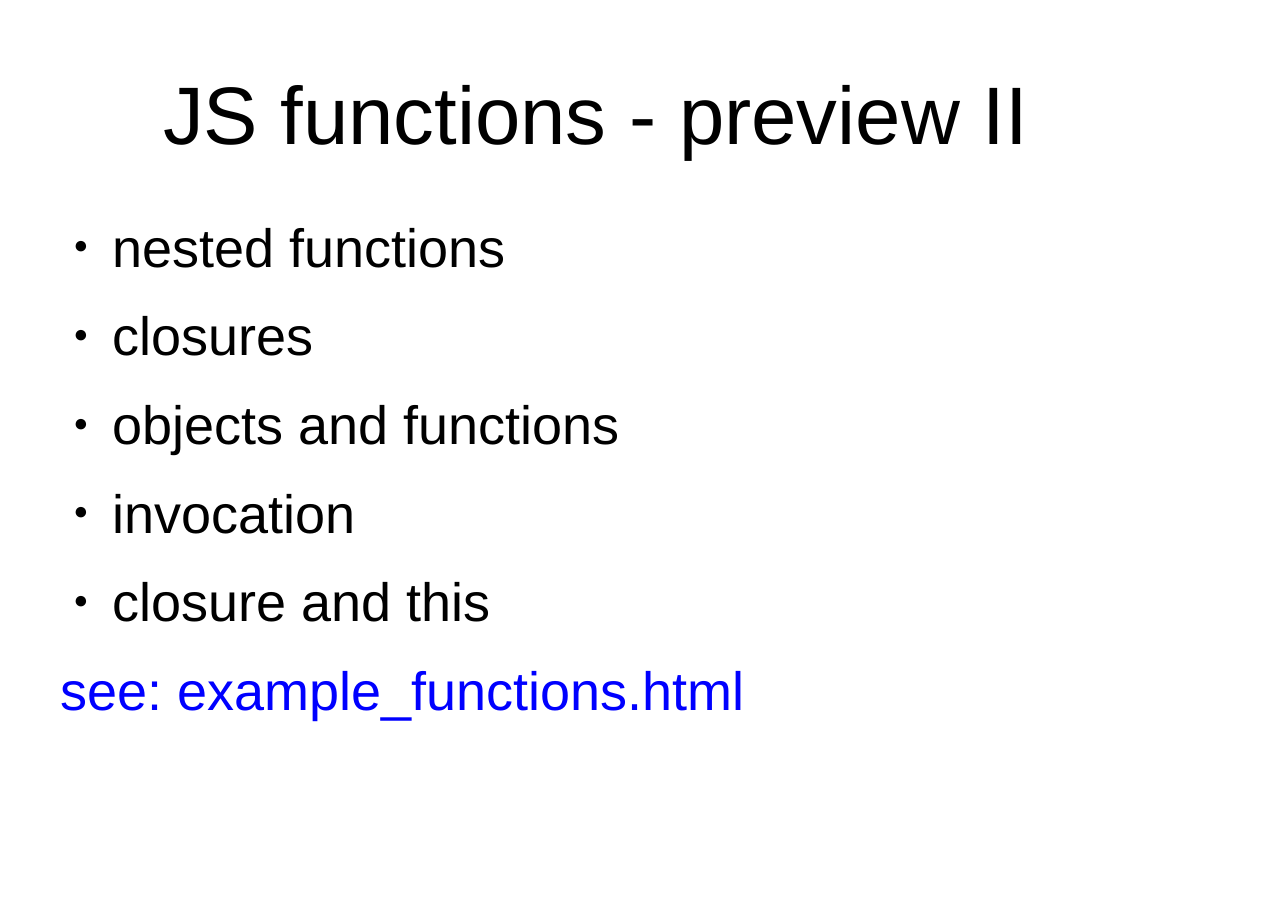
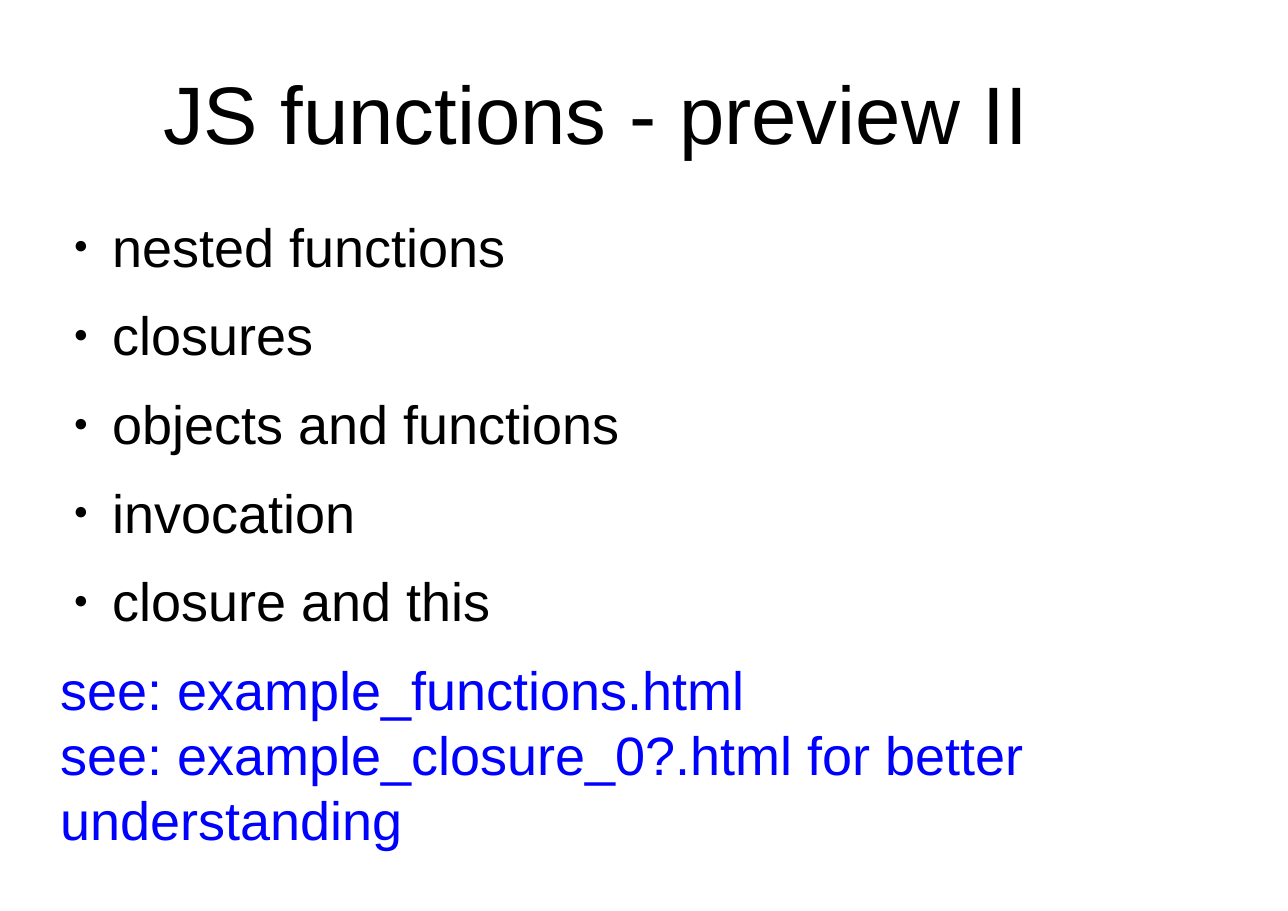
Before and after one commit to peterborkuti/other, a slide deck: slide 68 of JavaScriptBasics/jsbasics-slide.odp. Drawn at 1288x911 pixels with LibreOffice and Linux fonts; fonts in the diff are those of the drawing; background and template pictures are left out. Boxes give left, top, right and bottom in pixels: in the first picture for what was removed or moved away, otherwise in the second. Text is boxed around its words. In the diff, an @@ line names an element or a change of style, - is before the commit and + after.

```diff
--- a/JavaScriptBasics/jsbasics-slide.odp
+++ b/JavaScriptBasics/jsbasics-slide.odp
@@ text at (61,671,1023,849): text changed @@
-see: example_functions.html
+see: example_functions.html
+see: example_closure_0?.html for better understanding
```
Also in this commit, not shown: 8 other slides changed, 2 slides added, 12 other files.
